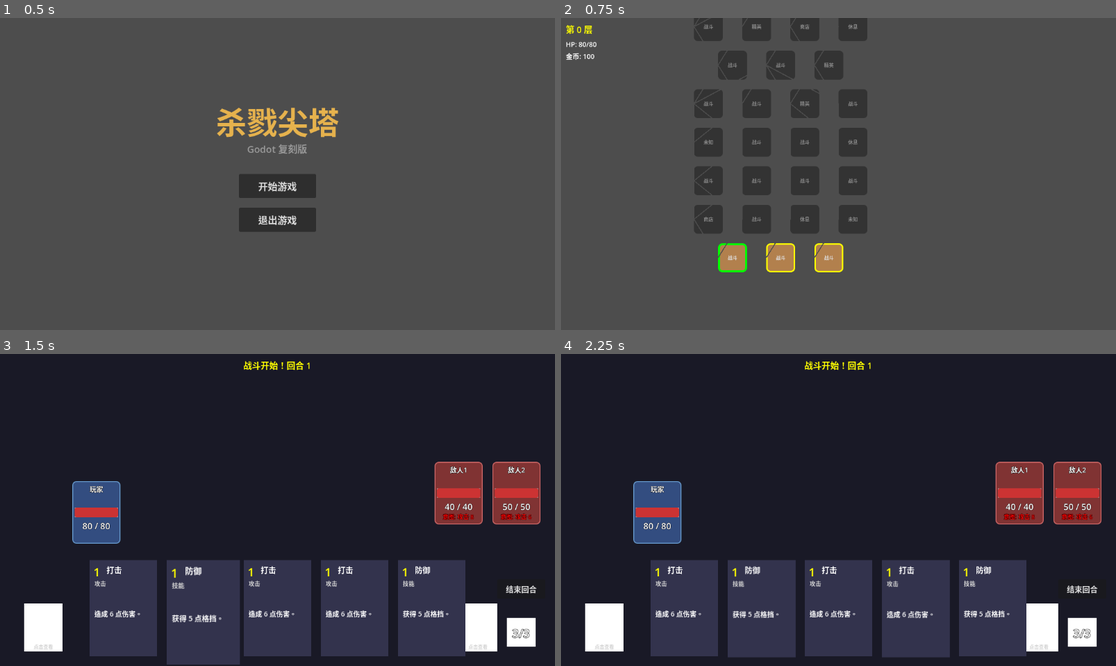
Above: before the commit, frames 1-4 (two rows, left to right).
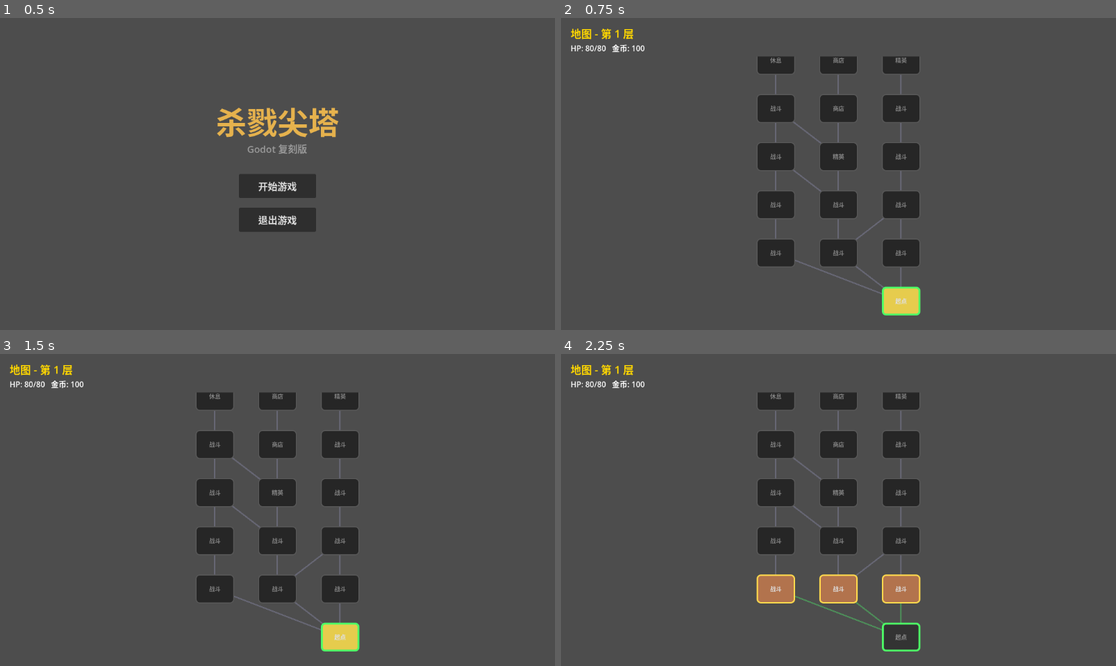
Above: after the commit, the same moments.

Repository: 1363950756-pixel/sls-1
Game: Godot game, scene res://scenes/main_menu.tscn
Same seed, same stepped clock (60 frames per second), same inputs: the game is played once before the commit and once after it.
Inputs (mouse positions are in pixels of both pictures, inside the frame that each line leads up to):
- Up to frame 1 (0.5 s): no input
- Up to frame 2 (0.75 s): click "开始游戏" at 0.5 s
- Up to frame 3 (1.5 s): click (172, 594) at 1.25 s, where only the run before the commit has a clickable "战斗"
- Up to frame 4 (2.25 s): click (899, 637) at 2 s, where only the run after the commit has a clickable "起点"

Frame 1 is identical in both runs. In frame 2, 16% of the frame differs, in the area x 0-65%, y 0-96%; in frame 3, 94%; in frame 4, 94%, in the area x 0-100%, y 0-100%.

Commit message:
添加地图系统：可滚动的爬塔地图
- 实现简化版地图结构（起点→普通层→休息→Boss）
- 节点类型：战斗、精英、休息、商店、Boss
- 连接线可视化，颜色区分可走/已完成路径
- 战斗胜利后正确返回当前地图位置
- 添加调试功能（秒杀、跳过战斗）

Co-Authored-By: Claude Opus 4.6 <noreply@anthropic.com>

Diff:
--- a/scripts/autoload/game_state.gd
+++ b/scripts/autoload/game_state.gd
@@ -38,11 +38,11 @@
 ## 遗物列表
 var relics: Array = []
 
-## 当前地图（二维数组）
-var current_map: Array[Array] = []
+## 当前地图
+var current_map: Array = []
 
 ## 当前所在节点
-var current_node: MapNode = null
+var current_node = null
 #endregion
 
 
--- a/scripts/battle/battle.gd
+++ b/scripts/battle/battle.gd
@@ -115,6 +115,24 @@
 	end_turn_button.text = "结束回合"
 	add_child(end_turn_button)
 
+	# 调试按钮：秒杀敌人
+	var debug_kill_btn := Button.new()
+	debug_kill_btn.position = Vector2(10, screen_size.y - 60)
+	debug_kill_btn.custom_minimum_size = Vector2(80, 30)
+	debug_kill_btn.text = "秒杀[调试]"
+	debug_kill_btn.add_theme_color_override("font_color", Color.RED)
+	debug_kill_btn.pressed.connect(_debug_kill_all_enemies)
+	add_child(debug_kill_btn)
+
+	# 调试按钮：跳过战斗
+	var debug_skip_btn := Button.new()
+	debug_skip_btn.position = Vector2(100, screen_size.y - 60)
+	debug_skip_btn.custom_minimum_size = Vector2(80, 30)
+	debug_skip_btn.text = "跳过[调试]"
+	debug_skip_btn.add_theme_color_override("font_color", Color.RED)
+	debug_skip_btn.pressed.connect(_debug_skip_battle)
+	add_child(debug_skip_btn)
+
 
 ## 连接信号
 func _connect_signals() -> void:
@@ -235,6 +253,10 @@
 	status_label.text = "战斗胜利！"
 	end_turn_button.disabled = true
 
+	# 更新地图节点状态
+	if GameState.current_node:
+		MapGenerator.finish(GameState.current_map, GameState.current_node)
+
 	# 延迟后返回地图
 	await get_tree().create_timer(1.5).timeout
 	get_tree().change_scene_to_file("res://scenes/map.tscn")
@@ -248,3 +270,16 @@
 	# 延迟后返回主菜单
 	await get_tree().create_timer(1.5).timeout
 	get_tree().change_scene_to_file("res://scenes/main_menu.tscn")
+
+
+## 调试：秒杀所有敌人
+func _debug_kill_all_enemies() -> void:
+	for enemy in enemies:
+		if enemy.is_alive():
+			enemy.take_damage(999)
+	status_label.text = "[调试] 秒杀！"
+
+
+## 调试：跳过战斗（直接胜利）
+func _debug_skip_battle() -> void:
+	_on_battle_victory()
--- a/scripts/map/map_generator.gd
+++ b/scripts/map/map_generator.gd
@@ -1,161 +1,124 @@
-## 地图生成器
-## 生成随机爬塔地图
+## 地图生成器 - 简化版
 class_name MapGenerator extends RefCounted
 
-## 地图总行数（不包括起点和Boss）
-const MAP_ROWS: int = 15
-
-## 每行节点数量范围
-const NODES_PER_ROW_MIN: int = 3
-const NODES_PER_ROW_MAX: int = 4
-
-## 节点类型权重（用于随机生成）
-const BATTLE_WEIGHT: float = 0.55
-const ELITE_WEIGHT: float = 0.10
-const SHOP_WEIGHT: float = 0.12
-const REST_WEIGHT: float = 0.15
-const UNKNOWN_WEIGHT: float = 0.08
+# 层数和每层节点数
+const ROWS := 13
+const COLS := 3
 
 
-## 生成一张完整的地图
-## 返回：二维数组，每行是一个数组，包含该行的所有节点
-static func generate_map() -> Array[Array]:
-	var map: Array[Array] = []
+static func create() -> Array:
+	var map: Array = []
 
-	# 生成普通层（从下往上，row 0 是起点）
-	for row in range(MAP_ROWS):
-		var row_nodes: Array[MapNode] = []
-		var num_nodes := randi_range(NODES_PER_ROW_MIN, NODES_PER_ROW_MAX)
+	# 第0层：起点
+	var start := MapNode.new()
+	start.type = MapNode.Type.START
+	start.row = 0
+	start.col = 1
+	start.is_open = true
+	map.append([start])
 
-		for col in range(num_nodes):
-			var node_type := _random_node_type(row)
-			var node := MapNode.new(node_type, row, col)
-			row_nodes.append(node)
+	print("[MapGenerator] 创建地图，起点: row=0, col=1")
 
-		map.append(row_nodes)
+	# 第1-9层：普通层
+	for r in range(1, 10):
+		var layer: Array = []
+		for c in range(COLS):
+			var n := MapNode.new()
+			n.type = _pick_type(r)
+			n.row = r
+			n.col = c
+			layer.append(n)
+		map.append(layer)
 
-	# 生成Boss层（最后一行）
-	var boss_row: Array[MapNode] = []
-	var boss := MapNode.new(MapNode.NodeType.BOSS, MAP_ROWS, 0)
-	boss_row.append(boss)
-	map.append(boss_row)
+	# 第10层：休息
+	var rest: Array = []
+	for c in range(COLS):
+		var n := MapNode.new()
+		n.type = MapNode.Type.REST
+		n.row = 10
+		n.col = c
+		rest.append(n)
+	map.append(rest)
 
-	# 建立节点连接
-	_create_connections(map)
+	# 第11层：Boss
+	var boss := MapNode.new()
+	boss.type = MapNode.Type.BOSS
+	boss.row = 11
+	boss.col = 1
+	map.append([boss])
 
-	# 设置初始可访问节点（第一行全部可访问）
-	for node in map[0]:
-		node.is_accessible = true
+	# 连接
+	_link(map)
 
 	return map
 
 
-## 随机生成节点类型
-static func _random_node_type(row: int) -> MapNode.NodeType:
-	# 根据层数调整权重
-	var battle_w := BATTLE_WEIGHT
-	var elite_w := ELITE_WEIGHT
-	var shop_w := SHOP_WEIGHT
-	var rest_w := REST_WEIGHT
+static func _pick_type(r: int) -> int:
+	if r <= 2:
+		return MapNode.Type.BATTLE
 
-	# 前3层不出现精英
-	if row < 3:
-		elite_w = 0.0
-		battle_w += ELITE_WEIGHT
-
-	# 确保每层至少有一个休息点或商店的概率增加
-	if row > 10:
-		rest_w += 0.1
-
-	var rand := randf()
-	if rand < battle_w:
-		return MapNode.NodeType.BATTLE
-	elif rand < battle_w + elite_w:
-		return MapNode.NodeType.ELITE
-	elif rand < battle_w + elite_w + shop_w:
-		return MapNode.NodeType.SHOP
-	elif rand < battle_w + elite_w + shop_w + rest_w:
-		return MapNode.NodeType.REST
+	var roll := randf()
+	var result: int
+	if roll < 0.50:
+		result = MapNode.Type.BATTLE
+	elif roll < 0.65:
+		result = MapNode.Type.ELITE
+	elif roll < 0.80:
+		result = MapNode.Type.SHOP
 	else:
-		return MapNode.NodeType.UNKNOWN
-
-
-## 建立节点之间的连接
-static func _create_connections(map: Array[Array]) -> void:
-	for row_idx in range(map.size() - 1):
-		var current_row: Array = map[row_idx]
-		var next_row: Array = map[row_idx + 1]
-
-		# 为当前行的每个节点建立到下一行的连接
-		for node in current_row:
-			var node_pos: float = _get_node_position(node, current_row.size())
-			var closest_nodes: Array = _find_closest_nodes(node_pos, next_row)
-
-			for next_node in closest_nodes:
-				node.connections_next.append(next_node)
-				next_node.connections_prev.append(node)
-
-
-## 计算节点在行中的相对位置（0-1）
-static func _get_node_position(node: MapNode, row_size: int) -> float:
-	if row_size <= 1:
-		return 0.5
-	return float(node.column) / float(row_size - 1)
-
-
-## 找到下一行中最接近的节点（1-2个）
-static func _find_closest_nodes(pos: float, next_row: Array) -> Array:
-	var result: Array = []
-	var next_row_size: int = next_row.size()
-
-	if next_row_size == 1:
-		result.append(next_row[0])
-		return result
-
-	# 计算每个节点的位置
-	var positions: Array[float] = []
-	for i in range(next_row_size):
-		positions.append(float(i) / float(next_row_size - 1))
-
-	# 找到最近的1-2个节点
-	var min_dist: float = 2.0
-	var closest_idx: int = 0
-
-	for i in range(next_row_size):
-		var dist := absf(positions[i] - pos)
-		if dist < min_dist:
-			min_dist = dist
-			closest_idx = i
-
-	result.append(next_row[closest_idx])
-
-	# 有一定概率添加第二个连接
-	if next_row_size > 1 and randf() < 0.5:
-		var second_idx: int
-		if closest_idx > 0 and (closest_idx >= next_row_size - 1 or randf() < 0.5):
-			second_idx = closest_idx - 1
-		else:
-			second_idx = closest_idx + 1
-
-		if second_idx >= 0 and second_idx < next_row_size:
-			var second_node: MapNode = next_row[second_idx]
-			if not result.has(second_node):
-				result.append(second_node)
+		result = MapNode.Type.REST
 
 	return result
 
 
-## 更新地图可访问状态
-## current_node: 当前所在的节点（刚完成的节点）
-static func update_accessible_nodes(map: Array[Array], current_node: MapNode) -> void:
-	# 先将所有节点设为不可访问
-	for row in map:
-		for node in row:
-			node.is_accessible = false
+static func _link(map: Array) -> void:
+	# 起点连接第1层所有节点
+	var start: MapNode = map[0][0]
+	for n in map[1]:
+		start.next.append(n)
 
-	# 当前节点已完成
-	current_node.is_completed = true
+	# 第1-9层连接下一层
+	for r in range(1, 10):
+		var cur: Array = map[r]
+		var nxt: Array = map[r + 1]
 
-	# 从当前节点连接的下一行节点设为可访问
-	for next_node in current_node.connections_next:
-		next_node.is_accessible = true
+		for n in cur:
+			# 同列连接
+			n.next.append(nxt[n.col])
+
+			# 30%概率加横向连接
+			if randf() < 0.3:
+				var offset: int = 1 if randf() < 0.5 else -1
+				var nc: int = n.col + offset
+				if nc >= 0 and nc < COLS:
+					var target: MapNode = nxt[nc]
+					if not n.next.has(target):
+						n.next.append(target)
+
+	# 休息层连接Boss
+	for n in map[10]:
+		n.next.append(map[11][0])
+
+
+static func finish(map: Array, node: MapNode) -> void:
+	node.is_done = true
+	node.is_open = false
+
+	# 更新当前层数
+	GameState.current_floor = node.row
+
+	# 清除所有开放状态
+	for layer in map:
+		for n in layer:
+			n.is_open = false
+
+	# 开放下一步
+	for n in node.next:
+		if not n.is_done:
+			n.is_open = true
+
+
+static func get_start(map: Array) -> MapNode:
+	if map.size() > 0 and map[0].size() > 0:
+		return map[0][0]
+	return null
--- a/scripts/map/map_node.gd
+++ b/scripts/map/map_node.gd
@@ -1,74 +1,13 @@
-## 地图节点数据
-## 表示地图上的一个节点（战斗、商店、休息等）
+## 地图节点 - 简化版
+## 纯数据类，不继承任何节点
 class_name MapNode extends RefCounted
 
-## 节点类型枚举
-enum NodeType {
-	BATTLE,    # 普通战斗
-	ELITE,     # 精英战斗
-	SHOP,      # 商店
-	REST,      # 休息点
-	BOSS,      # Boss战
-	UNKNOWN    # 未知（未探索）
-}
+## 节点类型
+enum Type { START, BATTLE, REST, BOSS, SHOP, ELITE }
 
-## 节点类型
-var node_type: NodeType = NodeType.BATTLE
-
-## 所在行（0是起点，从下往上）
+var type: int = Type.BATTLE
 var row: int = 0
-
-## 所在列
-var column: int = 0
-
-## 连接到下一行的节点
-var connections_next: Array[MapNode] = []
-
-## 连接到这一节点的上一行节点
-var connections_prev: Array[MapNode] = []
-
-## 是否可访问（当前行或相邻节点已完成）
-var is_accessible: bool = false
-
-## 是否已完成
-var is_completed: bool = false
-
-
-func _init(type: NodeType = NodeType.BATTLE, r: int = 0, c: int = 0) -> void:
-	node_type = type
-	row = r
-	column = c
-
-
-## 获取节点类型的中文名称
-func get_type_name() -> String:
-	match node_type:
-		NodeType.BATTLE:
-			return "战斗"
-		NodeType.ELITE:
-			return "精英"
-		NodeType.SHOP:
-			return "商店"
-		NodeType.REST:
-			return "休息"
-		NodeType.BOSS:
-			return "Boss"
-		_:
-			return "未知"
-
-
-## 获取节点类型的颜色
-func get_type_color() -> Color:
-	match node_type:
-		NodeType.BATTLE:
-			return Color(0.7, 0.5, 0.3)
-		NodeType.ELITE:
-			return Color(0.8, 0.3, 0.3)
-		NodeType.SHOP:
-			return Color(0.3, 0.6, 0.8)
-		NodeType.REST:
-			return Color(0.3, 0.7, 0.4)
-		NodeType.BOSS:
-			return Color(0.6, 0.2, 0.6)
-		_:
-			return Color(0.5, 0.5, 0.5)
+var col: int = 0
+var next: Array = []  # 下一步可到达的节点
+var is_done: bool = false
+var is_open: bool = false
--- a/scripts/map/map_ui.gd
+++ b/scripts/map/map_ui.gd
@@ -1,219 +1,232 @@
-## 地图场景UI
-## 显示地图节点，处理节点选择
+## 地图UI - 简化版
 extends Control
 
-## 节点按钮场景（用于显示单个节点）
-const NODE_SIZE := 60
-const NODE_SPACING_X := 100
-const NODE_SPACING_Y := 80
-
-## 当前地图数据
-var map_data: Array[Array] = []
-
-## 当前所在节点
-var current_node: MapNode = null
-
-## 节点UI引用（用于更新显示）
-var node_buttons: Array[Button] = []
-
-## 玩家信息显示
-var player_info_label: Label
-
-## 楼层信息显示
-var floor_label: Label
+const NODE_W := 80
+const NODE_H := 60
+const GAP_X := 130
+const GAP_Y := 100
+const COLS := 3
+
+var map: Array = []
+var cur: MapNode = null
+var btns: Array = []
+var line_holder: Control
+var scroll: ScrollContainer
+var holder: Control
 
 
 func _ready() -> void:
-	_setup_ui()
-	_init_map()
-
-
-func _setup_ui() -> void:
-	var screen_size: Vector2 = get_viewport_rect().size
+	_build_ui()
+	_load_map()
+
+
+func _build_ui() -> void:
+	var sz := get_viewport_rect().size
 
 	# 背景
-	var background := ColorRect.new()
-	background.color = Color(0.05, 0.05, 0.08)
-	background.anchors_preset = Control.PRESET_FULL_RECT
-	add_child(background)
-
-	# 楼层信息
-	floor_label = Label.new()
-	floor_label.position = Vector2(10, 10)
-	floor_label.custom_minimum_size = Vector2(200, 30)
-	floor_label.add_theme_font_size_override("font_size", 18)
-	floor_label.add_theme_color_override("font_color", Color.YELLOW)
-	floor_label.text = "第 %d 层" % GameState.current_floor
-	add_child(floor_label)
-
-	# 玩家信息
-	player_info_label = Label.new()
-	player_info_label.position = Vector2(10, 45)
-	player_info_label.custom_minimum_size = Vector2(200, 60)
-	player_info_label.add_theme_font_size_override("font_size", 14)
-	player_info_label.add_theme_color_override("font_color", Color.WHITE)
-	player_info_label.text = "HP: %d/%d\n金币: %d" % [GameState.current_hp, GameState.max_hp, GameState.gold]
-	add_child(player_info_label)
-
-
-func _init_map() -> void:
-	# 如果没有地图数据，生成新地图
-	if map_data.is_empty():
-		map_data = MapGenerator.generate_map()
-		GameState.current_map = map_data
+	var bg := ColorRect.new()
+	bg.color = Color(0.06, 0.06, 0.1)
+	bg.anchors_preset = PRESET_FULL_RECT
+	add_child(bg)
+
+	# 标题
+	var title := Label.new()
+	title.position = Vector2(20, 15)
+	title.text = "地图 - 第 %d 层" % (GameState.current_floor + 1)
+	title.add_theme_font_size_override("font_size", 22)
+	title.add_theme_color_override("font_color", Color.GOLD)
+	add_child(title)
+
+	# 状态
+	var info := Label.new()
+	info.position = Vector2(20, 50)
+	info.text = "HP: %d/%d   金币: %d" % [GameState.current_hp, GameState.max_hp, GameState.gold]
+	info.add_theme_font_size_override("font_size", 16)
+	add_child(info)
+
+	# 滚动区
+	scroll = ScrollContainer.new()
+	scroll.position = Vector2(0, 80)
+	scroll.size = Vector2(sz.x, sz.y - 80)
+	scroll.horizontal_scroll_mode = ScrollContainer.SCROLL_MODE_DISABLED
+	add_child(scroll)
+
+	holder = Control.new()
+	scroll.add_child(holder)
+
+
+func _load_map() -> void:
+	# 优先使用已存在的地图
+	if GameState.current_map and GameState.current_map.size() > 0:
+		map = GameState.current_map
+		cur = GameState.current_node
+		print("[MapUI] 加载已有地图，当前节点: row=%d col=%d" % [cur.row if cur else -1, cur.col if cur else -1])
 	else:
-		map_data = GameState.current_map
-
-	# 如果没有当前位置，设置在起始位置
-	if current_node == null and not map_data.is_empty():
-		# 找到第一个可访问的节点（通常是第一行的中间节点）
-		for node in map_data[0]:
-			if node.is_accessible:
-				current_node = node
-				break
-		# 如果没有可访问的节点，选择第一个节点
-		if current_node == null and not map_data[0].is_empty():
-			current_node = map_data[0][0]
-			current_node.is_accessible = true
-
-	_draw_map()
-
-
-## 绘制地图
-func _draw_map() -> void:
-	# 清除旧节点
-	for btn in node_buttons:
-		btn.queue_free()
-	node_buttons.clear()
-
-	var screen_size: Vector2 = get_viewport_rect().size
-
-	# 计算地图显示区域
-	var start_x: float = screen_size.x / 2 - (3 * NODE_SPACING_X) / 2
-	var start_y: float = screen_size.y - 150  # 从底部开始
-
-	# 从下往上绘制（row 0 在底部）
-	for row_idx in range(map_data.size()):
-		var row: Array = map_data[row_idx]
-		var row_size: int = row.size()
-
-		for col_idx in range(row_size):
-			var node: MapNode = row[col_idx]
-			var btn := _create_node_button(node, row_size, col_idx, row_idx, start_x, start_y)
-			add_child(btn)
-			node_buttons.append(btn)
-
-	# 绘制连接线
-	_draw_connections(start_x, start_y)
-
-
-## 创建节点按钮
-func _create_node_button(node: MapNode, row_size: int, col: int, row: int, start_x: float, start_y: float) -> Button:
+		# 首次进入，生成新地图
+		map = MapGenerator.create()
+		GameState.current_map = map
+		cur = MapGenerator.get_start(map)
+		GameState.current_node = cur
+		print("[MapUI] 生成新地图")
+
+	call_deferred("_render")
+	call_deferred("_go_bottom")
+
+
+func _go_bottom() -> void:
+	await get_tree().process_frame
+	var bar := scroll.get_v_scroll_bar()
+	if bar:
+		scroll.scroll_vertical = int(bar.max_value)
+
+
+func _render() -> void:
+	# 清理
+	if line_holder:
+		line_holder.queue_free()
+	for b in btns:
+		b.queue_free()
+	btns.clear()
+
+	# 调试：打印节点信息
+	print("=== 地图节点 ===")
+	for layer in map:
+		for n in layer:
+			print("节点 row=%d col=%d type=%d done=%s open=%s" % [n.row, n.col, n.type, n.is_done, n.is_open])
+	print("================")
+
+	# 内容尺寸
+	var h := float(map.size() + 1) * GAP_Y
+	var w := get_viewport_rect().size.x
+	holder.custom_minimum_size = Vector2(w, h)
+
+	var cx := w / 2.0
+	var bottom := h - 60.0
+
+	# 先画线
+	_draw_lines(cx, bottom)
+
+	# 再画节点
+	for layer in map:
+		for n in layer:
+			var pos := _node_pos(n, cx, bottom)
+			_make_btn(n, pos)
+
+
+func _node_pos(n: MapNode, cx: float, bottom: float) -> Vector2:
+	var layer_size: int = map[n.row].size()
+	var offset_x: float = (float(layer_size) - 1.0) / 2.0 * GAP_X
+	var x := cx - offset_x + float(n.col) * GAP_X
+	var y := bottom - float(n.row) * GAP_Y
+	return Vector2(x, y)
+
+
+func _draw_lines(cx: float, bottom: float) -> void:
+	line_holder = Control.new()
+	line_holder.mouse_filter = MOUSE_FILTER_IGNORE
+	holder.add_child(line_holder)
+
+	for layer in map:
+		for n in layer:
+			var p1 := _node_pos(n, cx, bottom)
+			for nxt in n.next:
+				var p2 := _node_pos(nxt, cx, bottom)
+				var ln := Line2D.new()
+				ln.width = 3.0
+				ln.add_point(p1)
+				ln.add_point(p2)
+
+				# 根据状态设置颜色
+				if n.is_done:
+					ln.default_color = Color(0.3, 0.55, 0.35)  # 已完成：绿色
+				elif nxt.is_open:
+					ln.default_color = Color(0.85, 0.7, 0.25)  # 可选择：金色
+				else:
+					ln.default_color = Color(0.4, 0.4, 0.45)  # 普通连接：灰色
+
+				line_holder.add_child(ln)
+
+
+func _make_btn(n: MapNode, pos: Vector2) -> void:
 	var btn := Button.new()
-
-	# 计算位置
-	var row_width: float = (row_size - 1) * NODE_SPACING_X
-	var x: float = start_x + (col * NODE_SPACING_X) - row_width / 2 + NODE_SIZE / 2
-	var y: float = start_y - (row * NODE_SPACING_Y)
-
-	btn.position = Vector2(x - NODE_SIZE / 2, y - NODE_SIZE / 2)
-	btn.custom_minimum_size = Vector2(NODE_SIZE, NODE_SIZE)
-
-	# 设置文字
-	btn.text = node.get_type_name()
-	btn.add_theme_font_size_override("font_size", 10)
-
-	# 根据状态设置样式
-	var style := StyleBoxFlat.new()
-	style.bg_color = node.get_type_color()
-	style.set_corner_radius_all(8)
-
-	if node.is_completed:
-		style.bg_color = Color(0.3, 0.3, 0.3)
-		style.border_color = Color(0.5, 0.5, 0.5)
+	btn.position = Vector2(pos.x - NODE_W / 2, pos.y - NODE_H / 2)
+	btn.custom_minimum_size = Vector2(NODE_W, NODE_H)
+	btn.text = _type_name(n.type)
+	btn.add_theme_font_size_override("font_size", 12)
+
+	var st := StyleBoxFlat.new()
+	st.bg_color = _type_color(n.type)
+	st.set_corner_radius_all(8)
+	st.set_border_width_all(2)
+
+	if n.is_done:
+		st.bg_color = Color(0.2, 0.2, 0.2)
+		st.border_color = Color(0.4, 0.4, 0.4)
 		btn.disabled = true
-	elif node.is_accessible:
-		style.border_color = Color.YELLOW
-		style.set_border_width_all(3)
+	elif n.is_open:
+		st.border_color = Color(1, 0.85, 0.3)
+		st.set_border_width_all(3)
 	else:
-		style.bg_color = Color(0.2, 0.2, 0.2)
+		st.bg_color = Color(0.15, 0.15, 0.15)
+		st.border_color = Color(0.35, 0.35, 0.35)
 		btn.disabled = true
 
-	# 当前位置标记
-	if node == current_node:
-		style.border_color = Color.GREEN
-		style.set_border_width_all(4)
-
-	btn.add_theme_stylebox_override("normal", style)
-	btn.add_theme_stylebox_override("disabled", style)
-
-	# 连接点击事件
-	if node.is_accessible and not node.is_completed:
-		btn.pressed.connect(_on_node_pressed.bind(node))
-
-	return btn
-
-
-## 绘制节点连接线
-func _draw_connections(start_x: float, start_y: float) -> void:
-	# 使用 Line2D 绘制连接线
-	for row_idx in range(map_data.size()):
-		var row: Array = map_data[row_idx]
-		for node in row:
-			for next_node in node.connections_next:
-				var line := Line2D.new()
-				line.width = 2.0
-
-				# 计算位置
-				var row_width: float = (row.size() - 1) * NODE_SPACING_X
-				var x1: float = start_x + (node.column * NODE_SPACING_X) - row_width / 2
-				var y1: float = start_y - (node.row * NODE_SPACING_Y)
-
-				var next_row_width: float = (map_data[next_node.row].size() - 1) * NODE_SPACING_X
-				var x2: float = start_x + (next_node.column * NODE_SPACING_X) - next_row_width / 2
-				var y2: float = start_y - (next_node.row * NODE_SPACING_Y)
-
-				line.add_point(Vector2(x1, y1))
-				line.add_point(Vector2(x2, y2))
-
-				# 已完成的路径显示为灰色，可访问的显示为黄色
-				if node.is_completed:
-					line.default_color = Color(0.4, 0.4, 0.4)
-				elif next_node.is_accessible:
-					line.default_color = Color(0.6, 0.5, 0.2)
-				else:
-					line.default_color = Color(0.3, 0.3, 0.3)
-
-				add_child(line)
-
-
-## 节点被点击
-func _on_node_pressed(node: MapNode) -> void:
-	current_node = node
-	GameState.current_node = node
-
-	# 进入对应场景
-	_enter_node(node)
-
-
-## 进入节点
-func _enter_node(node: MapNode) -> void:
-	match node.node_type:
-		MapNode.NodeType.BATTLE, MapNode.NodeType.ELITE, MapNode.NodeType.BOSS:
+	if n == cur:
+		st.border_color = Color(0.3, 1, 0.4)
+		st.set_border_width_all(4)
+
+	btn.add_theme_stylebox_override("normal", st)
+	btn.add_theme_stylebox_override("disabled", st)
+	btn.add_theme_stylebox_override("hover", st)
+	btn.add_theme_stylebox_override("pressed", st)
+
+	if n.is_open and not n.is_done:
+		btn.pressed.connect(_click.bind(n))
+
+	holder.add_child(btn)
+	btns.append(btn)
+
+
+func _type_name(t: int) -> String:
+	match t:
+		MapNode.Type.START: return "起点"
+		MapNode.Type.BATTLE: return "战斗"
+		MapNode.Type.REST: return "休息"
+		MapNode.Type.BOSS: return "Boss"
+		MapNode.Type.SHOP: return "商店"
+		MapNode.Type.ELITE: return "精英"
+		_: return "未知"
+
+
+func _type_color(t: int) -> Color:
+	match t:
+		MapNode.Type.START: return Color(0.9, 0.8, 0.3)
+		MapNode.Type.BATTLE: return Color(0.7, 0.45, 0.3)
+		MapNode.Type.REST: return Color(0.3, 0.6, 0.4)
+		MapNode.Type.BOSS: return Color(0.6, 0.25, 0.5)
+		MapNode.Type.SHOP: return Color(0.3, 0.55, 0.7)
+		MapNode.Type.ELITE: return Color(0.75, 0.35, 0.3)
+		_: return Color(0.5, 0.5, 0.5)
+
+
+func _click(n: MapNode) -> void:
+	cur = n
+	GameState.current_node = n
+
+	match n.type:
+		MapNode.Type.START:
+			MapGenerator.finish(map, n)
+			_render()
+		MapNode.Type.BATTLE, MapNode.Type.ELITE, MapNode.Type.BOSS:
 			get_tree().change_scene_to_file("res://scenes/battle.tscn")
-		MapNode.NodeType.SHOP:
-			# TODO: 商店场景
-			print("进入商店（未实现）")
-		MapNode.NodeType.REST:
-			# 休息点：恢复30%血量
-			var heal_amount := int(GameState.max_hp * 0.3)
-			GameState.player_heal(heal_amount)
-			print("在休息点恢复了 %d 点血量" % heal_amount)
-			# 标记完成并更新地图
-			node.is_completed = true
-			MapGenerator.update_accessible_nodes(map_data, node)
-			# 重新绘制
-			_draw_map()
+		MapNode.Type.REST:
+			var heal := int(GameState.max_hp * 0.3)
+			GameState.player_heal(heal)
+			MapGenerator.finish(map, n)
+			_render()
+		MapNode.Type.SHOP:
+			print("商店功能待实现")
+			MapGenerator.finish(map, n)
+			_render()
 		_:
-			# 未知类型，当作普通战斗
 			get_tree().change_scene_to_file("res://scenes/battle.tscn")
